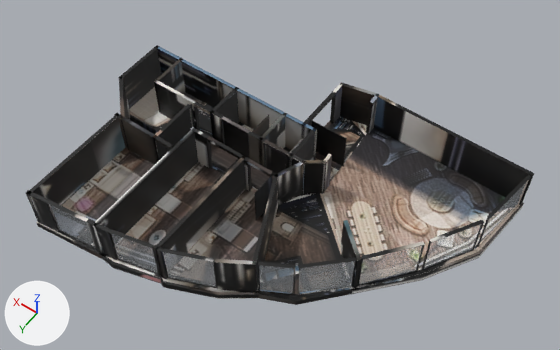
The glTF model _bake/glb/kent-15/model.glb, before and after one commit.
Camera for both pictures: a 50 mm camera at (-12.9, 17.2, 29.6) aimed at (0.0, -0.8, 1.4). Lighting does not change. The marker at lower left points along +X, +Y and +Z. The first picture is the older version. Where no turn or scale is listed for an object, it has been applied to the vertices. Vertices at exactly the same position are counted once.
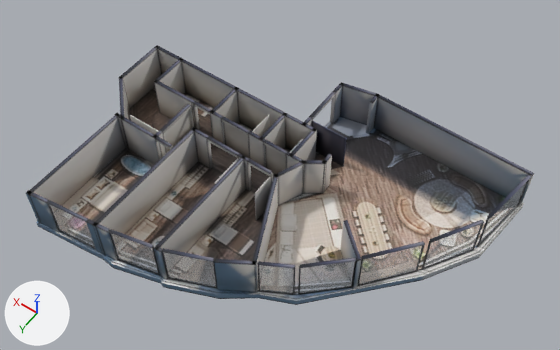
What changed in the scene script:
```text
Change mat_baked:
    where n3 = _N.new('ShaderNodeMapping'); n3.name = 'Mapping'
    n3.inputs[1].default_value: (0.00143, -14.91, 0.0) -> (0.00125, -14.97, 0.0)  # 'Location'
    n3.inputs[3].default_value: (15.96, 15.91, 1.0) -> (15.68, 15.97, 1.0)  # 'Scale'
Change me_mesh_0:
    used by ob_mesh_0; location = (-9.71, 7.13, -0.36)
    remove me_mesh_0.from_pydata(...)  # 2504 vertices, 4388 faces; spans x 0.0..19.5, y -14.3..0.0, z 0.0..2.6
    add me_mesh_0.from_pydata(...)  # 3019 vertices, 5534 faces; spans x 0.0..19.5, y -14.3..0.0, z 0.0..2.6
    me_mesh_0 part 1: 6 vertices moved within x 4.1..11.1, y -8.6..-5.5, z 0.0..0.4; 509 vertices added at x 4.1..17.9, y -14.3..-0.4, z 0.0..2.6
    me_mesh_0 part 2: 3186 kept faces spanning x 0.1..19.5, y -14.2..-0.1, z 0.0..2.6 get new texture (UV) coordinates
    other edits to the shape of me_mesh_0 do not show in these pictures
```

Pixel boxes (x1, y1, x2, y2) of what changed, in the pictures (560 x 350 px):
'Mesh_0', surface changed (black to grey): (26, 45, 534, 305) in both
part 1 of me_mesh_0, reshaped (mostly hidden before): before (160, 130, 383, 289); after (36, 45, 524, 305)
part 2 of me_mesh_0, surface changed (black to grey): (26, 48, 534, 299) in both
